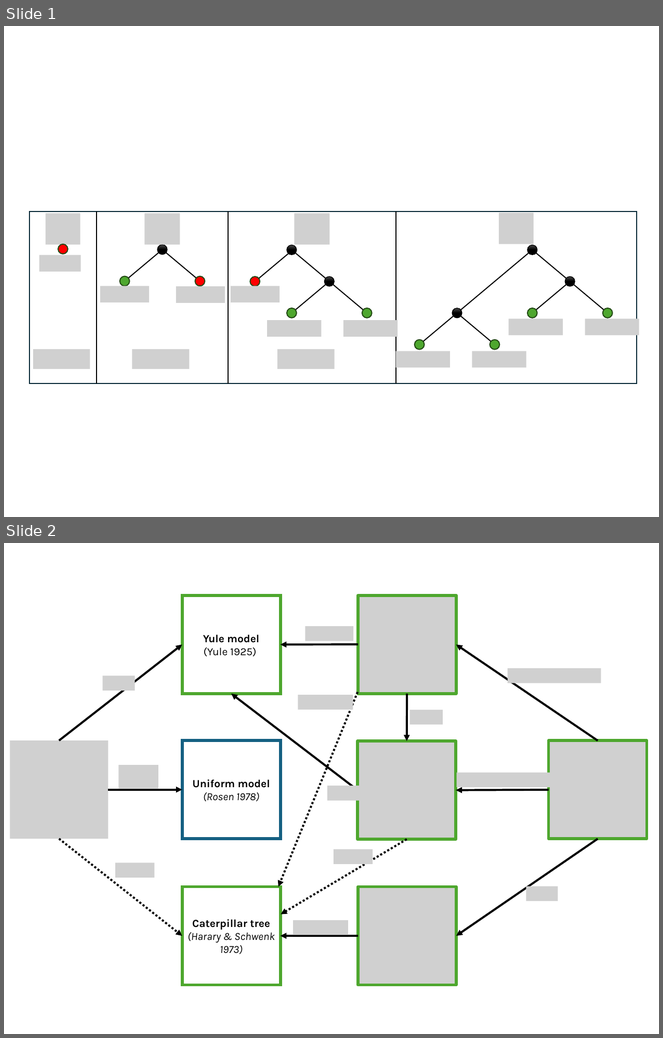
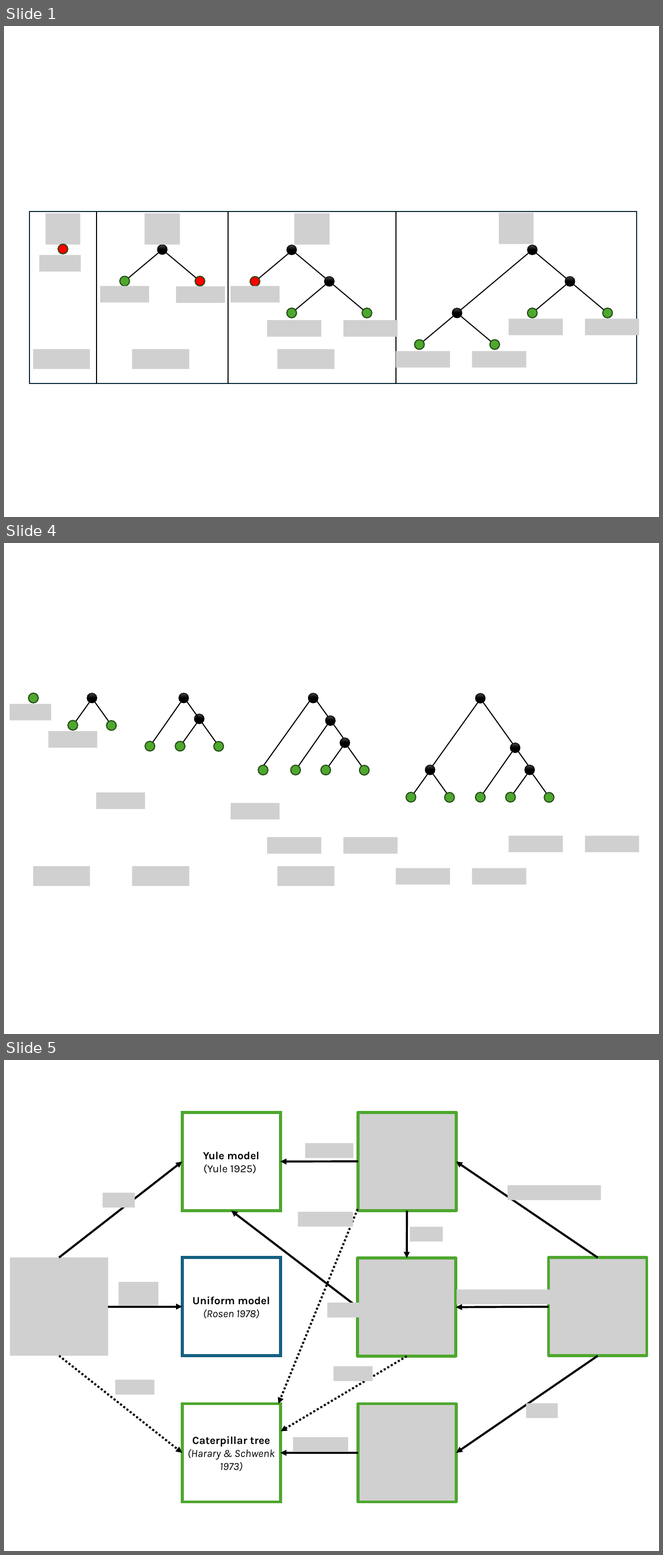
Before and after one commit to dbauman18/biased_speciation_calculation, a slide deck: figures/Figures.pptx. Shown one above the other, each under a label of ours: slides 1 and 2 before the commit, slides 1, 4 and 5 after it; the slides between them are not shown. The pictures are 663x1038 and 663x1555 pixels, drawn with LibreOffice and Linux fonts; fonts in the diff are those of the drawing; grey boxes stand for pictures. Boxes give left, top, right and bottom in pixels: in the first picture for what was removed or moved away, otherwise in the second. Text is boxed around its words. In the diff, an @@ line names an element or a change of style, - is before the commit and + after.

```diff
--- a/figures/Figures.pptx
+++ b/figures/Figures.pptx
@@ slide 4 added at <box>4,543,659,1034</box>, background #FFFFFF @@
@@ ellipse added at <box>28,693,38,703</box>, fill #4EA72E, outline #224914 1.5 pt @@
@@ group added at <box>145,693,224,752</box>: 5 ellipses, 3 lines @@
@@ picture added at <box>9,704,51,721</box> @@
@@ group added at <box>68,693,116,731</box>: 3 ellipses, 2 lines @@
@@ group added at <box>258,693,369,775</box>: 7 ellipses, 5 lines @@
@@ picture added at <box>48,731,97,748</box> @@
@@ group added at <box>406,693,555,802</box>: 9 ellipses, 7 lines @@
@@ picture added at <box>97,793,145,809</box> @@
@@ picture added at <box>231,803,280,820</box> @@
@@ picture added at <box>268,837,322,854</box> @@
@@ picture added at <box>344,837,398,854</box> @@
@@ picture added at <box>509,836,563,852</box> @@
@@ picture added at <box>585,836,639,852</box> @@
@@ picture added at <box>33,866,90,886</box> @@
@@ picture added at <box>132,866,189,886</box> @@
@@ picture added at <box>278,866,334,886</box> @@
@@ picture added at <box>396,869,450,885</box> @@
@@ picture added at <box>473,869,527,885</box> @@
@@ what was slide 2 is now slide 5 @@
```
Also in this commit, not shown: 2 other slides added, 12 other files.
